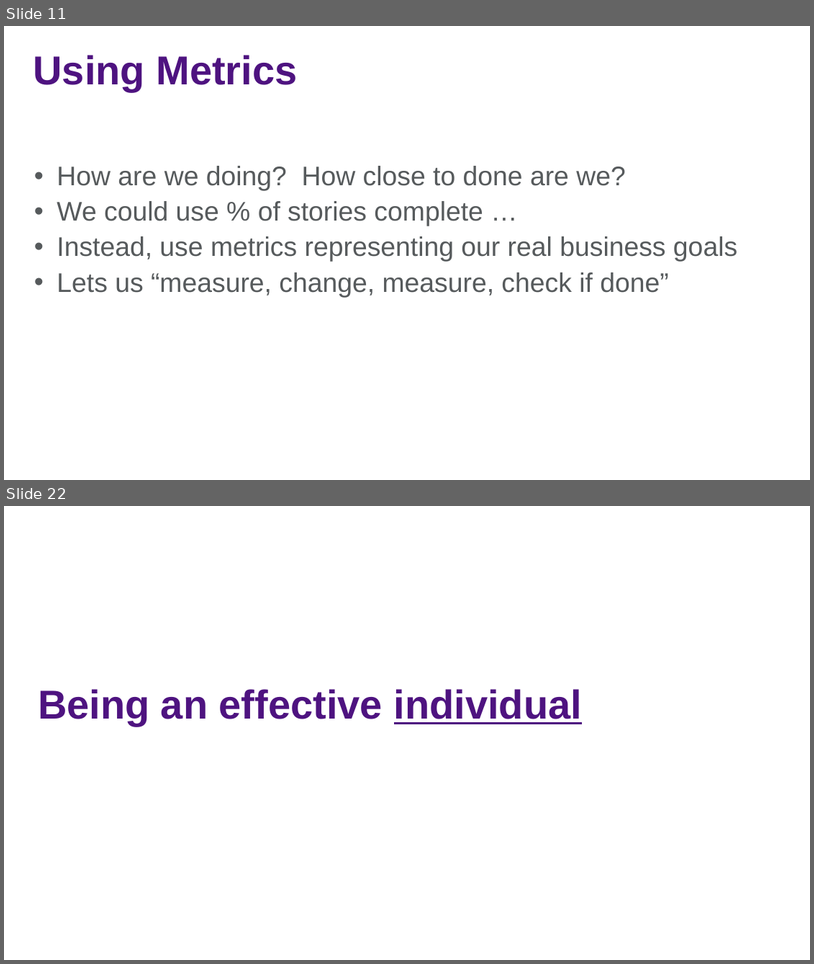
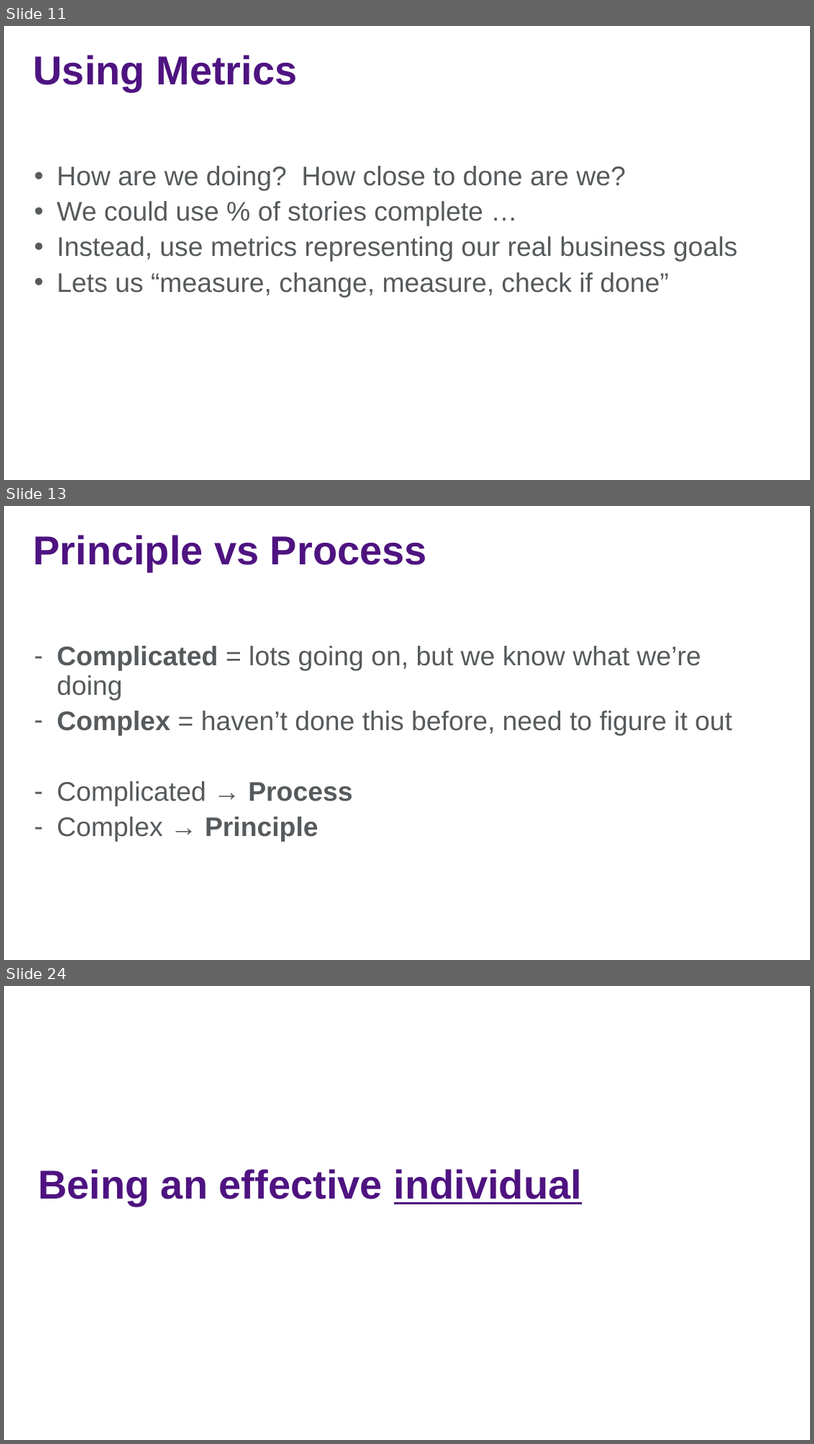
Before and after one commit to jasonjwood/presentations, a slide deck: InFusion2016 - Getting It Done - Jason Wood.pptx. Shown one above the other, each under a label of ours: slides 11 and 22 before the commit, slides 11, 13 and 24 after it; the slides between them are not shown. The pictures are 814x964 and 814x1444 pixels, drawn with LibreOffice and Linux fonts; fonts in the diff are those of the drawing; background and template pictures are left out. Boxes give left, top, right and bottom in pixels: in the first picture for what was removed or moved away, otherwise in the second. Text is boxed around its words. In the diff, an @@ line names an element or a change of style, - is before the commit and + after.

```diff
--- a/InFusion2016 - Getting It Done - Jason Wood.pptx
+++ b/InFusion2016 - Getting It Done - Jason Wood.pptx
@@ slide 13 added at (4,506,810,960), background picture (left out) @@
@@ title added at (34,535,427,572), 48 pt, text #4E1380, bold @@
+Principle vs Process
@@ text added at (57,646,733,842), 32 pt, text #565A5C @@
+– Complicated = lots going on, but we know what we’re doing
+– Complex = haven’t done this before, need to figure it out
+– Complicated → Process
+– Complex → Principle
@@ what was slide 22 is now slide 24 @@
```
Also in this commit, not shown: 10 slides changed, 1 other slide added.
